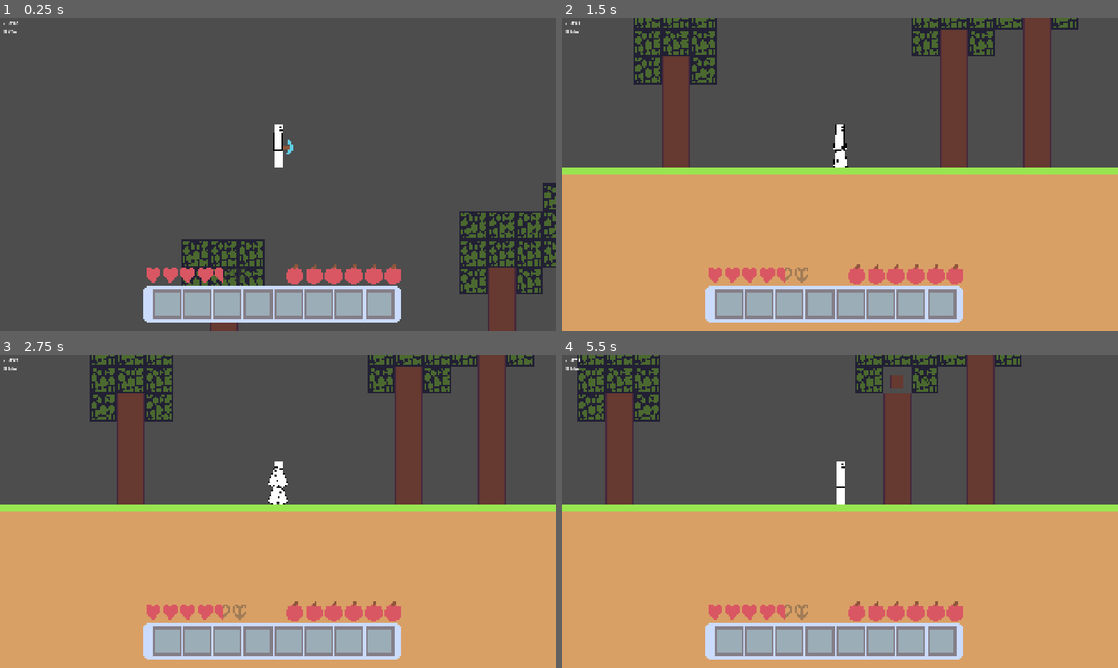
Above: before the commit, frames 1-4 (two rows, left to right).
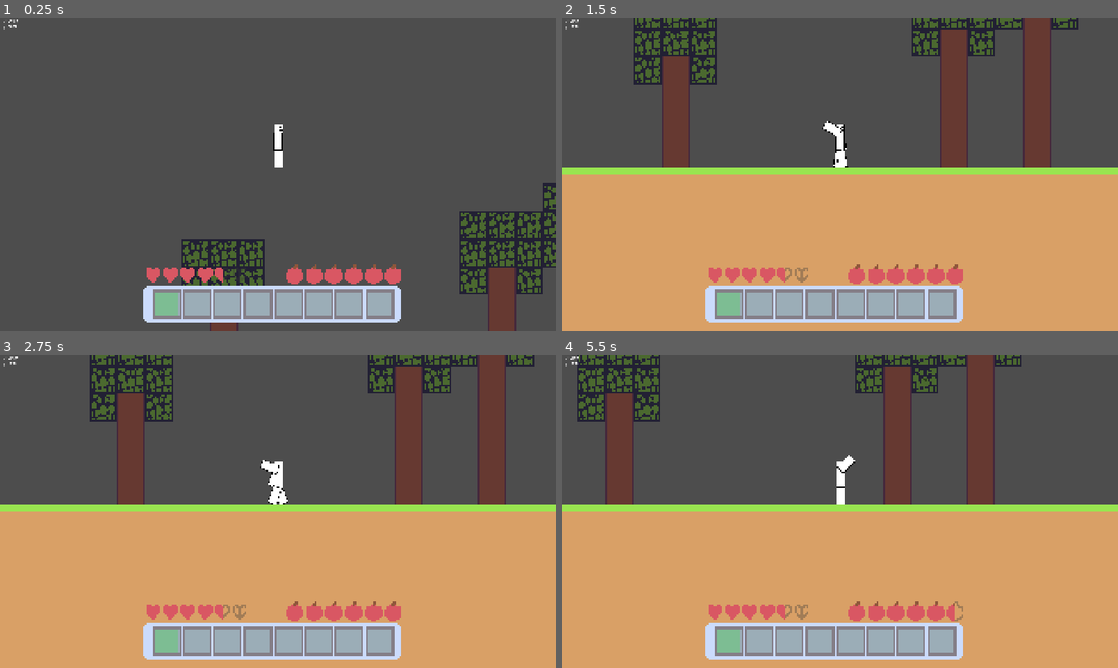
Above: after the commit, the same moments.

Repository: vempr/siegecraft
Game: Godot game, scene res://scenes/game.tscn
Two runs of this game, one before a commit and one after it. Both use one fixed random seed, a clock stepped at 60 frames per second and the inputs below.
Inputs (mouse positions are in pixels of both pictures, inside the frame that each line leads up to):
- Up to frame 1 (0.25 s): no input
- Up to frame 2 (1.5 s): tap Enter at 0.5 s; move the mouse to (840, 146) at 0.52 s; press the mouse at (840, 146) at 0.53 s; hold D (move_right) from 0.53 s (still down); tap Space (jump) at 0.77 s; right-click (840, 146) at 0.8 s; move the mouse to (673, 43) at 1.27 s; release the mouse at (673, 43) at 1.28 s; right-click (673, 43) at 1.35 s
- Up to frame 3 (2.75 s): tap Space (jump) at 1.52 s; tap 1 at 1.55, 2.1 s; move the mouse to (27, 370) at 2.02 s; release D (move_right) at 2.03 s; press the mouse at (27, 370) at 2.03 s; hold A (move_left) from 2.03 s (still down)
- Up to frame 4 (5.5 s): move the mouse to (695, 380) at 2.77 s; release A (move_left) at 2.78 s; release the mouse at (695, 380) at 2.78 s; hold D (move_right) 2.78-4.28 s; click (695, 380) at 2.85 s; tap Space (jump) at 3.02, 3.77, 4.52 s; right-click (695, 380) at 3.05 s; move the mouse to (617, 370) at 3.52 s; right-click (617, 370) at 3.6 s; tap 1 at 3.8, 4.35 s; move the mouse to (612, 370) at 4.27 s; hold A (move_left) 4.28-5.03 s; click (612, 370) at 4.55 s; move the mouse to (917, 370) at 5.02 s; press the mouse at (917, 370) at 5.03 s; hold D (move_right) from 5.03 s (still down); right-click (917, 370) at 5.3 s

The runs differ from the first frame. In frame 1, 0.4% of the frame differs, in the area x 0-53%, y 0-96%; in frame 2, 0.5%; in frame 3, 0.5%; in frame 4, 0.9%, in the area x 0-73%, y 0-96%.

Commit message:
player: eating apple restores 2 hunger, can place & break blocks; hud/state: updates with player object consumption
bomboclaat math

Diff:
--- a/project.godot
+++ b/project.godot
@@ -65,6 +65,21 @@
 "events": [Object(InputEventMouseButton,"resource_local_to_scene":false,"resource_name":"","device":-1,"window_id":0,"a …(253 unchanged characters)…
 ]
 }
+click={
+"deadzone": 0.2,
+"events": [Object(InputEventMouseButton,"resource_local_to_scene":false,"resource_name":"","device":-1,"window_id":0,"alt_pressed":false,"shift_pressed":false,"ctrl_pressed":false,"meta_pressed":false,"button_mask":0,"position":Vector2(0, 0),"global_position":Vector2(0, 0),"factor":1.0,"button_index":1,"canceled":false,"pressed":false,"double_click":false,"script":null)
+]
+}
+place_block={
+"deadzone": 0.2,
+"events": [Object(InputEventMouseButton,"resource_local_to_scene":false,"resource_name":"","device":-1,"window_id":0,"alt_pressed":false,"shift_pressed":false,"ctrl_pressed":false,"meta_pressed":false,"button_mask":0,"position":Vector2(0, 0),"global_position":Vector2(0, 0),"factor":1.0,"button_index":2,"canceled":false,"pressed":false,"double_click":false,"script":null)
+]
+}
+eat={
+"deadzone": 0.2,
+"events": [Object(InputEventMouseButton,"resource_local_to_scene":false,"resource_name":"","device":-1,"window_id":0,"alt_pressed":false,"shift_pressed":false,"ctrl_pressed":false,"meta_pressed":false,"button_mask":0,"position":Vector2(0, 0),"global_position":Vector2(0, 0),"factor":1.0,"button_index":2,"canceled":false,"pressed":false,"double_click":false,"script":null)
+]
+}
 
 [rendering]
 
--- a/scenes/block.tscn
+++ b/scenes/block.tscn
@@ -75,7 +75,7 @@
 }],
 "loop": false,
 "name": &"mine",
-"speed": 60.0
+"speed": 7.0
 }]
 
 [node name="Block" type="StaticBody2D"]
--- a/scenes/game.tscn
+++ b/scenes/game.tscn
@@ -1,9 +1,8 @@
-[gd_scene load_steps=5 format=3 uid="uid://c7lkwkw7fpgty"]
+[gd_scene load_steps=4 format=3 uid="uid://c7lkwkw7fpgty"]
 
 [ext_resource type="Script" uid="uid://dbu5qlsbyx33h" path="res://scripts/game.gd" id="1_uwrxv"]
 [ext_resource type="PackedScene" uid="uid://dg41qxbxim2w7" path="res://scenes/player.tscn" id="2_yqjtg"]
 [ext_resource type="PackedScene" uid="uid://d3xgvp86ms28m" path="res://scenes/hud.tscn" id="3_lnu2h"]
-[ext_resource type="PackedScene" uid="uid://0e4gysfdprn7" path="res://scenes/dropped_object.tscn" id="4_lbhrr"]
 
 [node name="Game" type="Node2D"]
 script = ExtResource("1_uwrxv")
@@ -16,13 +15,12 @@
 unique_name_in_owner = true
 
 [node name="HungerTimer" type="Timer" parent="."]
-wait_time = 20.0
+wait_time = 5.0
 autostart = true
-
-[node name="DroppedBlock" parent="." instance=ExtResource("4_lbhrr")]
-position = Vector2(1079, 145)
 
 [connection signal="inventory_toggled" from="." to="Player" method="_on_game_inventory_toggled"]
 [connection signal="inventory_toggled" from="." to="HUD" method="_on_game_inventory_toggled"]
+[connection signal="update_active_object" from="." to="Player" method="_on_game_update_active_object"]
 [connection signal="input_event" from="Player" to="Player" method="_on_input_event"]
+[connection signal="active_object_switched" from="HUD" to="Player" method="_on_hud_active_object_switched"]
 [connection signal="timeout" from="HungerTimer" to="." method="_on_hunger_timer_timeout"]
--- a/scenes/hud.tscn
+++ b/scenes/hud.tscn
@@ -1,6 +1,7 @@
-[gd_scene load_steps=11 format=3 uid="uid://d3xgvp86ms28m"]
+[gd_scene load_steps=12 format=3 uid="uid://d3xgvp86ms28m"]
 
 [ext_resource type="Script" uid="uid://r4k5bmogd26k" path="res://scripts/hud.gd" id="1_oo0fn"]
+[ext_resource type="FontFile" uid="uid://bx0j27hf5cdjr" path="res://assets/fonts/Minecraft.ttf" id="2_0m4u7"]
 [ext_resource type="Texture2D" uid="uid://dj460ogaw3rg7" path="res://assets/aseprite/ui/bar.png" id="2_5ysmq"]
 [ext_resource type="Texture2D" uid="uid://xirqjgvqglme" path="res://assets/aseprite/ui/hunger-empty.png" id="3_0i1j5"]
 [ext_resource type="Texture2D" uid="uid://bieiq4nagaady" path="res://assets/aseprite/ui/inventory.png" id="3_5ysmq"]
@@ -28,6 +29,7 @@
 offset_top = 6.0
 offset_right = 59.0
 offset_bottom = 55.0
+theme_override_fonts/font = ExtResource("2_0m4u7")
 text = "x: 0.01
 y: 0.01"
 
@@ -399,7 +401,6 @@
 
 [node name="InventorySlot1" parent="Inventory/Slots" instance=ExtResource("9_0m4u7")]
 unique_name_in_owner = true
-z_index = 2
 layout_mode = 0
 offset_left = -364.0
 offset_top = 42.0
@@ -409,7 +410,6 @@
 
 [node name="InventorySlot2" parent="Inventory/Slots" instance=ExtResource("9_0m4u7")]
 unique_name_in_owner = true
-z_index = 2
 layout_mode = 0
 offset_left = -259.0
 offset_top = 42.0
@@ -419,7 +419,6 @@
 
 [node name="InventorySlot3" parent="Inventory/Slots" instance=ExtResource("9_0m4u7")]
 unique_name_in_owner = true
-z_index = 2
 layout_mode = 0
 offset_left = -154.0
 offset_top = 42.0
@@ -429,7 +428,6 @@
 
 [node name="InventorySlot4" parent="Inventory/Slots" instance=ExtResource("9_0m4u7")]
 unique_name_in_owner = true
-z_index = 2
 layout_mode = 0
 offset_left = -49.0
 offset_top = 42.0
@@ -439,7 +437,6 @@
 
 [node name="InventorySlot5" parent="Inventory/Slots" instance=ExtResource("9_0m4u7")]
 unique_name_in_owner = true
-z_index = 2
 layout_mode = 0
 offset_left = 56.0
 offset_top = 42.0
@@ -449,7 +446,6 @@
 
 [node name="InventorySlot6" parent="Inventory/Slots" instance=ExtResource("9_0m4u7")]
 unique_name_in_owner = true
-z_index = 2
 layout_mode = 0
 offset_left = 161.0
 offset_top = 42.0
@@ -459,7 +455,6 @@
 
 [node name="InventorySlot7" parent="Inventory/Slots" instance=ExtResource("9_0m4u7")]
 unique_name_in_owner = true
-z_index = 2
 layout_mode = 0
 offset_left = 266.0
 offset_top = 42.0
@@ -469,7 +464,6 @@
 
 [node name="InventorySlot8" parent="Inventory/Slots" instance=ExtResource("9_0m4u7")]
 unique_name_in_owner = true
-z_index = 2
 layout_mode = 0
 offset_left = 371.0
 offset_top = 42.0
@@ -479,7 +473,6 @@
 
 [node name="InventorySlot9" parent="Inventory/Slots" instance=ExtResource("9_0m4u7")]
 unique_name_in_owner = true
-z_index = 2
 layout_mode = 0
 offset_left = -364.0
 offset_top = 147.0
@@ -489,7 +482,6 @@
 
 [node name="InventorySlot10" parent="Inventory/Slots" instance=ExtResource("9_0m4u7")]
 unique_name_in_owner = true
-z_index = 2
 layout_mode = 0
 offset_left = -259.0
 offset_top = 147.0
@@ -499,7 +491,6 @@
 
 [node name="InventorySlot11" parent="Inventory/Slots" instance=ExtResource("9_0m4u7")]
 unique_name_in_owner = true
-z_index = 2
 layout_mode = 0
 offset_left = -154.0
 offset_top = 147.0
@@ -509,7 +500,6 @@
 
 [node name="InventorySlot12" parent="Inventory/Slots" instance=ExtResource("9_0m4u7")]
 unique_name_in_owner = true
-z_index = 2
 layout_mode = 0
 offset_left = -49.0
 offset_top = 147.0
@@ -519,7 +509,6 @@
 
 [node name="InventorySlot13" parent="Inventory/Slots" instance=ExtResource("9_0m4u7")]
 unique_name_in_owner = true
-z_index = 2
 layout_mode = 0
 offset_left = 56.0
 offset_top = 147.0
@@ -529,7 +518,6 @@
 
 [node name="InventorySlot14" parent="Inventory/Slots" instance=ExtResource("9_0m4u7")]
 unique_name_in_owner = true
-z_index = 2
 layout_mode = 0
 offset_left = 161.0
 offset_top = 147.0
@@ -539,7 +527,6 @@
 
 [node name="InventorySlot15" parent="Inventory/Slots" instance=ExtResource("9_0m4u7")]
 unique_name_in_owner = true
-z_index = 2
 layout_mode = 0
 offset_left = 266.0
 offset_top = 147.0
@@ -549,7 +536,6 @@
 
 [node name="InventorySlot16" parent="Inventory/Slots" instance=ExtResource("9_0m4u7")]
 unique_name_in_owner = true
-z_index = 2
 layout_mode = 0
 offset_left = 371.0
 offset_top = 147.0
--- a/scenes/player.tscn
+++ b/scenes/player.tscn
@@ -38,22 +38,10 @@
 tracks/2/type = "value"
 tracks/2/imported = false
 tracks/2/enabled = true
-tracks/2/path = NodePath("ArmFront:rotation")
+tracks/2/path = NodePath("ArmBack:rotation")
 tracks/2/interp = 1
 tracks/2/loop_wrap = true
 tracks/2/keys = {
-"times": PackedFloat32Array(0),
-"transitions": PackedFloat32Array(1),
-"update": 0,
-"values": [0.0]
-}
-tracks/3/type = "value"
-tracks/3/imported = false
-tracks/3/enabled = true
-tracks/3/path = NodePath("ArmBack:rotation")
-tracks/3/interp = 1
-tracks/3/loop_wrap = true
-tracks/3/keys = {
 "times": PackedFloat32Array(0),
 "transitions": PackedFloat32Array(1),
 "update": 0,
@@ -91,25 +79,13 @@
 tracks/2/type = "value"
 tracks/2/imported = false
 tracks/2/enabled = true
-tracks/2/path = NodePath("ArmFront:rotation")
+tracks/2/path = NodePath("ArmBack:rotation")
 tracks/2/interp = 1
 tracks/2/loop_wrap = true
 tracks/2/keys = {
 "times": PackedFloat32Array(0, 0.3),
 "transitions": PackedFloat32Array(1, 1),
 "update": 0,
-"values": [0.5235987755982988, -0.5235987755982988]
-}
-tracks/3/type = "value"
-tracks/3/imported = false
-tracks/3/enabled = true
-tracks/3/path = NodePath("ArmBack:rotation")
-tracks/3/interp = 1
-tracks/3/loop_wrap = true
-tracks/3/keys = {
-"times": PackedFloat32Array(0, 0.3),
-"transitions": PackedFloat32Array(1, 1),
-"update": 0,
 "values": [-0.5235987755982988, 0.5235987755982988]
 }
 
@@ -117,18 +93,6 @@
 resource_name = "mine"
 length = 0.1
 loop_mode = 2
-tracks/0/type = "value"
-tracks/0/imported = false
-tracks/0/enabled = true
-tracks/0/path = NodePath("ArmFront:rotation")
-tracks/0/interp = 1
-tracks/0/loop_wrap = true
-tracks/0/keys = {
-"times": PackedFloat32Array(0.1, 2),
-"transitions": PackedFloat32Array(1, 1),
-"update": 0,
-"values": [-0.34906584, 0.0]
-}
 
 [sub_resource type="Animation" id="Animation_dqkch"]
 resource_name = "walk"
@@ -161,22 +125,10 @@
 tracks/2/type = "value"
 tracks/2/imported = false
 tracks/2/enabled = true
-tracks/2/path = NodePath("ArmFront:rotation")
+tracks/2/path = NodePath("ArmBack:rotation")
 tracks/2/interp = 1
 tracks/2/loop_wrap = true
 tracks/2/keys = {
-"times": PackedFloat32Array(0, 0.5),
-"transitions": PackedFloat32Array(1, 1),
-"update": 0,
-"values": [0.34906584, -0.34906584]
-}
-tracks/3/type = "value"
-tracks/3/imported = false
-tracks/3/enabled = true
-tracks/3/path = NodePath("ArmBack:rotation")
-tracks/3/interp = 1
-tracks/3/loop_wrap = true
-tracks/3/keys = {
 "times": PackedFloat32Array(0, 0.5),
 "transitions": PackedFloat32Array(1, 1),
 "update": 0,
@@ -271,16 +223,6 @@
 scale = Vector2(2, 2)
 texture = ExtResource("4_dqkch")
 
-[node name="ArmFront" type="Node2D" parent="Walk"]
-position = Vector2(-8.34465e-07, -29)
-scale = Vector2(0.99999994, 0.99999994)
-
-[node name="SpriteAF" type="Sprite2D" parent="Walk/ArmFront"]
-unique_name_in_owner = true
-position = Vector2(0, 31)
-scale = Vector2(2, 2)
-texture = ExtResource("4_dqkch")
-
 [node name="ArmBack" type="Node2D" parent="Walk"]
 z_index = -1
 position = Vector2(-8.34465e-07, -29)
@@ -310,7 +252,6 @@
 
 [node name="Mine" type="Node2D" parent="."]
 unique_name_in_owner = true
-visible = false
 
 [node name="AnimationPlayerMine" type="AnimationPlayer" parent="Mine"]
 unique_name_in_owner = true
--- a/scenes/slot.tscn
+++ b/scenes/slot.tscn
@@ -5,6 +5,7 @@
 [ext_resource type="Texture2D" uid="uid://c7mcuca0d34uw" path="res://assets/aseprite/blocks/coal-ore.png" id="3_vqyee"]
 
 [node name="Slot" type="Control"]
+z_index = 1
 layout_mode = 3
 anchors_preset = 0
 script = ExtResource("1_ic0fu")
@@ -26,3 +27,23 @@
 unique_name_in_owner = true
 scale = Vector2(2.5, 2.5)
 texture = ExtResource("3_vqyee")
+
+[node name="Selected" type="ColorRect" parent="."]
+unique_name_in_owner = true
+visible = false
+layout_mode = 1
+anchors_preset = 3
+anchor_left = 1.0
+anchor_top = 1.0
+anchor_right = 1.0
+anchor_bottom = 1.0
+offset_left = -41.0
+offset_top = -41.0
+grow_horizontal = 0
+grow_vertical = 0
+scale = Vector2(2, 2)
+color = Color(0, 1, 0, 0.19607843)
+
+[connection signal="mouse_entered" from="." to="." method="_on_mouse_entered"]
+[connection signal="mouse_exited" from="." to="." method="_on_mouse_exited"]
+[connection signal="trigger_active" from="." to="." method="_on_trigger_active"]
--- a/scripts/GLOBAL.gd
+++ b/scripts/GLOBAL.gd
@@ -135,7 +135,7 @@
 	blocks = {
 		BLOCK.BEDROCK: {
 			"as_smelter": false,
-			"breaking_result": null,
+			"breaking_result": BLOCK.BEDROCK,
 			"smelting_result": null,
 			"mineable": false,
 			"recipe": null,
--- a/scripts/STATE.gd
+++ b/scripts/STATE.gd
@@ -5,6 +5,12 @@
 
 var health := 4.5
 var hunger := 6.0
+var active_object = {
+	"object": null,
+	"type": null,
+	"quantity": 0
+}
+var current_active_slot := 0
 
 
 func _ready() -> void:
--- a/scripts/block.gd
+++ b/scripts/block.gd
@@ -11,6 +11,9 @@
 
 var can_mine := false
 var is_mining := false
+
+const TILE_SIZE := 96
+const MAP_SIZE_X := TILE_SIZE * 100
 
 
 func _ready() -> void:
@@ -43,6 +46,11 @@
 func _on_animated_sprite_animation_finished() -> void:
 	player.mining_toggled.emit(false)
 
+	var grid_x = int(round((position.x + MAP_SIZE_X / 2.0) / TILE_SIZE))
+	var grid_y = int(round(position.y / TILE_SIZE))
+	if grid_y >= 0 && grid_y < STATE.map.size() && grid_x >= 0 && grid_x < STATE.map[grid_y].size():
+		STATE.map[grid_y][grid_x] = null
+
 	var dropped_block = DroppedObjectScene.instantiate()
 	dropped_block.object = GLOBAL.blocks[block]["breaking_result"]
 
@@ -54,5 +62,7 @@
 	dropped_block.position = position
 	get_parent().add_child(dropped_block)
 
-	await get_tree().physics_frame
+	var tree = get_tree()
+	for i in range(3):
+		await tree.physics_frame
 	queue_free()
--- a/scripts/dropped_object.gd
+++ b/scripts/dropped_object.gd
@@ -5,6 +5,11 @@
 
 
 func _ready() -> void:
+	position.x += randi_range(-10, 10)
+	sleeping = false
+	can_sleep = false
+	gravity_scale = 1.0
+
 	if type == GLOBAL.OBJECT.BLOCK:
 		%Sprite.texture = load(GLOBAL.block_textures[object])
 	else:
@@ -29,14 +34,20 @@
 			"type": type,
 			"quantity": 1,
 		}
+		if new_slot_pos.x == 0 && new_slot_pos.y == STATE.current_active_slot:
+			STATE.active_object = STATE.inventory[0][STATE.current_active_slot].duplicate()
 		queue_free()
 	else:
 		STATE.inventory[existing_stack_pos.x][existing_stack_pos.y]["quantity"] += 1
 		if STATE.inventory[existing_stack_pos.x][existing_stack_pos.y]["quantity"] > 64:
 			STATE.inventory[existing_stack_pos.x][existing_stack_pos.y]["quantity"] = 64
-		else:
-			queue_free()
 
+		if existing_stack_pos.x == 0 && existing_stack_pos.y == STATE.current_active_slot:
+			STATE.active_object = STATE.inventory[0][STATE.current_active_slot].duplicate()
+
+		queue_free()
+
+	get_parent().update_active_object.emit()
 	print(STATE.inventory)
 
 
--- a/scripts/game.gd
+++ b/scripts/game.gd
@@ -1,6 +1,7 @@
 extends Node2D
 
 signal inventory_toggled(is_toggled: bool)
+signal update_active_object
 
 @onready var BlockScene := preload("res://scenes/block.tscn")
 const TILE_SIZE := 96
@@ -36,7 +37,62 @@
 
 
 func _process(_delta: float) -> void:
-	pass
+	var ao = STATE.active_object
+	if Input.is_action_just_pressed("eat") && STATE.hunger < 6 && ao.object == GLOBAL.ITEM.APPLE && ao.quantity > 0:
+		STATE.hunger = min(STATE.hunger + 2, 6)
+		STATE.active_object.quantity -= 1
+		update_slot_state()
+
+	if Input.is_action_just_pressed("place_block") && ao.type == GLOBAL.OBJECT.BLOCK && ao.quantity > 0:
+
+		var mouse_pos = get_global_mouse_position()
+		var grid_x = int(round((mouse_pos.x + MAP_SIZE_X / 2.0) / TILE_SIZE))
+		var grid_y = int(round(mouse_pos.y / TILE_SIZE))
+
+		if is_valid_placement_position(grid_x, grid_y):
+			STATE.active_object.quantity -= 1
+			place_block_at_grid(grid_x, grid_y, ao.object)
+			update_slot_state()
+
+
+func is_valid_placement_position(grid_x: int, grid_y: int) -> bool:
+	# checks for out of bounds, row & column existing
+	if grid_x < 0 || grid_x > 100 || grid_y < 0:
+		return false
+
+	while STATE.map.size() <= grid_y:
+		STATE.map.append([])
+
+	while STATE.map[grid_y].size() <= grid_x:
+		STATE.map[grid_y].append(null)
+
+	return STATE.map[grid_y][grid_x] == null
+
+
+func place_block_at_grid(grid_x: int, grid_y: int, block_type: GLOBAL.BLOCK) -> void:
+	STATE.map[grid_y][grid_x] = block_type
+
+	var block_instance = BlockScene.instantiate()
+	block_instance.block = block_type
+	block_instance.position = Vector2(grid_x * TILE_SIZE - MAP_SIZE_X / 2.0, grid_y * TILE_SIZE)
+	add_child(block_instance)
+
+
+func update_slot_state() -> void:
+	STATE.inventory[0][STATE.current_active_slot] = STATE.active_object.duplicate()
+
+	if STATE.active_object.quantity <= 0:
+		STATE.active_object = {
+			"object": null,
+			"type": null,
+			"quantity": 0,
+		}
+		STATE.inventory[0][STATE.current_active_slot] = {
+			"object": null,
+			"type": null,
+			"quantity": 0,
+		}
+		update_active_object.emit()
 
 
 func _input(event: InputEvent) -> void:
--- a/scripts/hud.gd
+++ b/scripts/hud.gd
@@ -1,4 +1,6 @@
 extends CanvasLayer
+
+signal active_object_switched
 
 @onready var player := %Player
 
@@ -15,6 +17,51 @@
 	toggle_inventory(false)
 	reset_hearts()
 	reset_apples()
+	select_hotbar_slot(0)
+
+
+func _input(event: InputEvent) -> void:
+	if event is InputEventKey and event.pressed:
+		for i in range(8):
+			if event.keycode == KEY_1 + i:
+				select_hotbar_slot(i)
+				break
+
+
+func select_hotbar_slot(slot_index: int) -> void:
+	STATE.current_active_slot = slot_index
+
+	for i in range(len(bar_slots)):
+		if i == slot_index:
+			bar_slots[slot_index].trigger_active.emit(true)
+			var ao = STATE.inventory[0][slot_index]
+			STATE.active_object = {
+				"object": ao["object"],
+				"type": ao["type"],
+				"quantity": ao["quantity"],
+			}
+			active_object_switched.emit()
+		else:
+			bar_slots[i].trigger_active.emit(false)
+
+
+func check_active_slot_update() -> void:
+	var current_slot_content = STATE.inventory[0][STATE.current_active_slot]
+
+	if current_slot_content.quantity <= 0:
+		STATE.active_object = {
+			"object": null,
+			"type": null,
+			"quantity": 0,
+		}
+		active_object_switched.emit()
+	elif STATE.active_object.object != current_slot_content.object || STATE.active_object.type != current_slot_content.type:
+		STATE.active_object = {
+			"object": current_slot_content["object"],
+			"type": current_slot_content["type"],
+			"quantity": current_slot_content["quantity"],
+		}
+		active_object_switched.emit()
 
 
 func toggle_inventory(isVisible: bool = true) -> void:
@@ -103,11 +150,10 @@
 
 func update_bar() -> void:
 	for i in range(len(bar_slots)):
-		if STATE.inventory[0][i]["object"] == null:
-			continue
-
 		bar_slots[i].properties = STATE.inventory[0][i]
 		bar_slots[i].update()
+
+	check_active_slot_update()
 
 
 func update_inventory() -> void:
--- a/scripts/player.gd
+++ b/scripts/player.gd
@@ -18,6 +18,8 @@
 
 
 func _physics_process(delta: float) -> void:
+
+
 	if !is_on_floor():
 		velocity += get_gravity() * 2.5 * delta
 
@@ -27,6 +29,13 @@
 		return
 
 	var direction := Input.get_axis("move_left", "move_right")
+
+	%MiningArm.look_at(get_global_mouse_position())
+	%MiningArm.rotation -= deg_to_rad(90)
+
+	var normalized_rotation = fmod(rad_to_deg(%MiningArm.rotation), 360.0)
+	if normalized_rotation < 0:
+		normalized_rotation += 360.0
 
 	if !is_mining:
 		if is_on_floor():
@@ -39,35 +48,27 @@
 				%IdleBody.visible = true
 				%Walk.visible = false
 
-	if direction > 0:
+	if direction > 0 || (normalized_rotation > 180 && %Mine.visible):
 		%WalkingBody.flip_h = false
 		%IdleBody.flip_h = false
 		%SpriteAB.flip_h = false
-		%SpriteAF.flip_h = false
 		%SpriteLB.flip_h = false
 		%SpriteLF.flip_h = false
 		%SpriteMA.flip_h = false
-	elif direction < 0:
+	elif direction < 0 || (normalized_rotation < 180 && %Mine.visible):
 		%WalkingBody.flip_h = true
 		%IdleBody.flip_h = true
 		%SpriteAB.flip_h = true
-		%SpriteAF.flip_h = true
 		%SpriteLB.flip_h = true
 		%SpriteLF.flip_h = true
 		%SpriteMA.flip_h = true
 
-	if direction != 0:
-		%Mine.visible = false
+	if %SpriteMA.flip_h:
 		%MiningToolRight.visible = false
+		%MiningToolLeft.visible = true
+	else:
+		%MiningToolRight.visible = true
 		%MiningToolLeft.visible = false
-	else:
-		%Mine.visible = true
-		if %SpriteMA.flip_h:
-			%MiningToolRight.visible = false
-			%MiningToolLeft.visible = true
-		else:
-			%MiningToolRight.visible = true
-			%MiningToolLeft.visible = false
 
 	if direction:
 		velocity.x = direction * SPEED
@@ -81,9 +82,6 @@
 		velocity.y = JUMP_VELOCITY
 
 	move_and_slide()
-
-	%MiningArm.look_at(get_global_mouse_position())
-	%MiningArm.rotation -= deg_to_rad(90)
 
 	if is_mining:
 		mining_time += delta
@@ -109,3 +107,20 @@
 		%IdleBody.visible = false
 		# %AnimationPlayerMine.stop()
 		# %AnimationPlayerMine.play("RESET")
+
+
+func _on_hud_active_object_switched() -> void:
+	if STATE.active_object.object != null:
+		if STATE.active_object.type == GLOBAL.OBJECT.BLOCK:
+			%MiningToolLeft.texture = load(GLOBAL.block_textures[STATE.active_object.object])
+			%MiningToolRight.texture = load(GLOBAL.block_textures[STATE.active_object.object])
+		else:
+			%MiningToolLeft.texture = load(GLOBAL.item_textures[STATE.active_object.object])
+			%MiningToolRight.texture = load(GLOBAL.item_textures[STATE.active_object.object])
+	else:
+		%MiningToolLeft.texture = null
+		%MiningToolRight.texture = null
+
+
+func _on_game_update_active_object() -> void:
+	_on_hud_active_object_switched()
--- a/scripts/slot.gd
+++ b/scripts/slot.gd
@@ -1,15 +1,30 @@
 extends Control
 
+signal trigger_active(is_active: bool)
+
 var properties
+var can_move := false
 
 
 func _ready() -> void:
-	visible = false
+	%Sprite.visible = false
+	%Quantity.visible = false
+
+
+func _process(_delta: float) -> void:
+	if Input.is_action_pressed("mine") && can_move:
+		position = get_global_mouse_position()
 
 
 func update() -> void:
 	if properties.quantity <= 0:
-		visible = false
+		%Sprite.visible = false
+		%Quantity.visible = false
+		properties = {
+			"object": null,
+			"type": null,
+			"quantity": 0,
+		}
 		return
 
 	if properties.type == GLOBAL.OBJECT.BLOCK:
@@ -18,4 +33,20 @@
 		%Sprite.texture = load(GLOBAL.item_textures[properties.object])
 
 	%Quantity.text = str(properties.quantity)
-	visible = true
+	%Sprite.visible = true
+	%Quantity.visible = true
+
+
+func _on_trigger_active(is_active: bool) -> void:
+	if is_active:
+		%Selected.visible = true
+	else:
+		%Selected.visible = false
+
+
+func _on_mouse_entered() -> void:
+	can_move = true
+
+
+func _on_mouse_exited() -> void:
+	can_move = false
